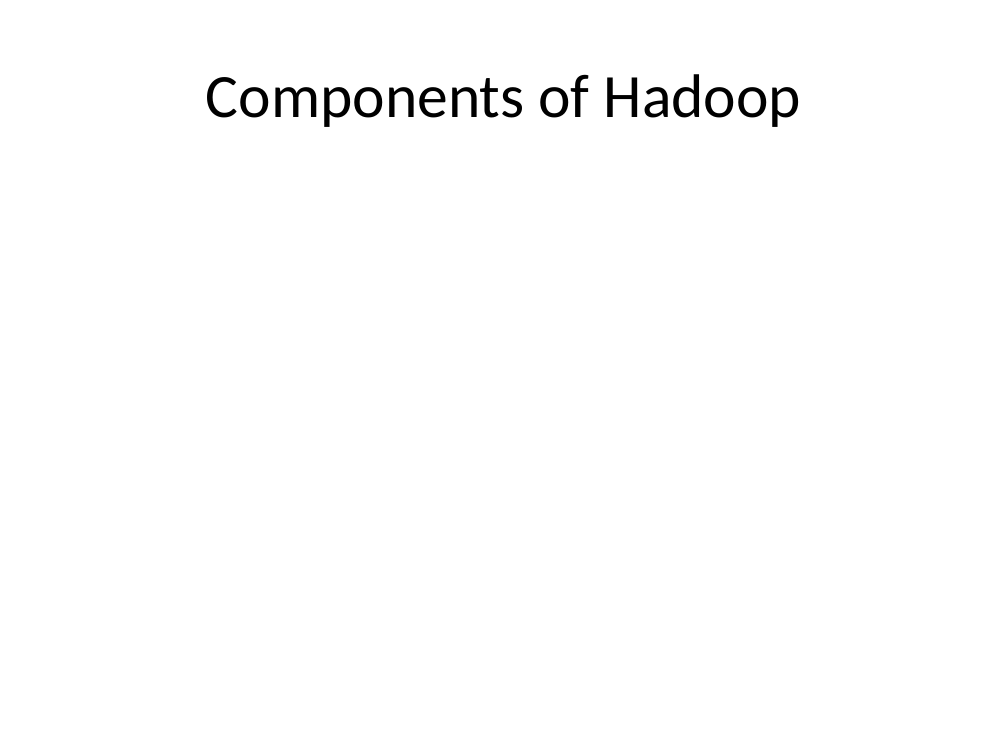
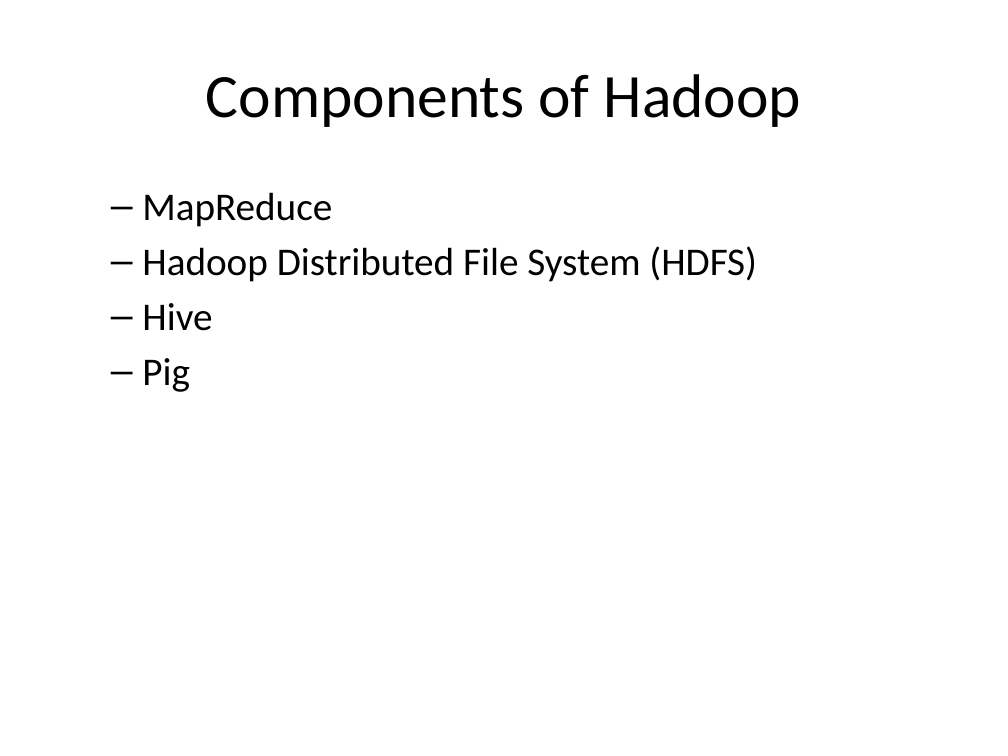
Before and after one commit to pmean/cluster-computing, a slide deck: slide 7 of talks/software.pptx. Drawn at 1008x756 pixels with LibreOffice and Linux fonts; fonts in the diff are those of the drawing. Boxes give left, top, right and bottom in pixels: in the first picture for what was removed or moved away, otherwise in the second. Text is boxed around its words. In the diff, an @@ line names an element or a change of style, - is before the commit and + after.

```diff
--- a/talks/software.pptx
+++ b/talks/software.pptx
@@ text added at [142, 192, 757, 392], 28 pt, text #000000 @@
+  – MapReduce
+  – Hadoop Distributed File System (HDFS)
+  – Hive
+  – Pig
```
Also in this commit, not shown: 2 other slides changed, 5 slides added, 1 other file.
